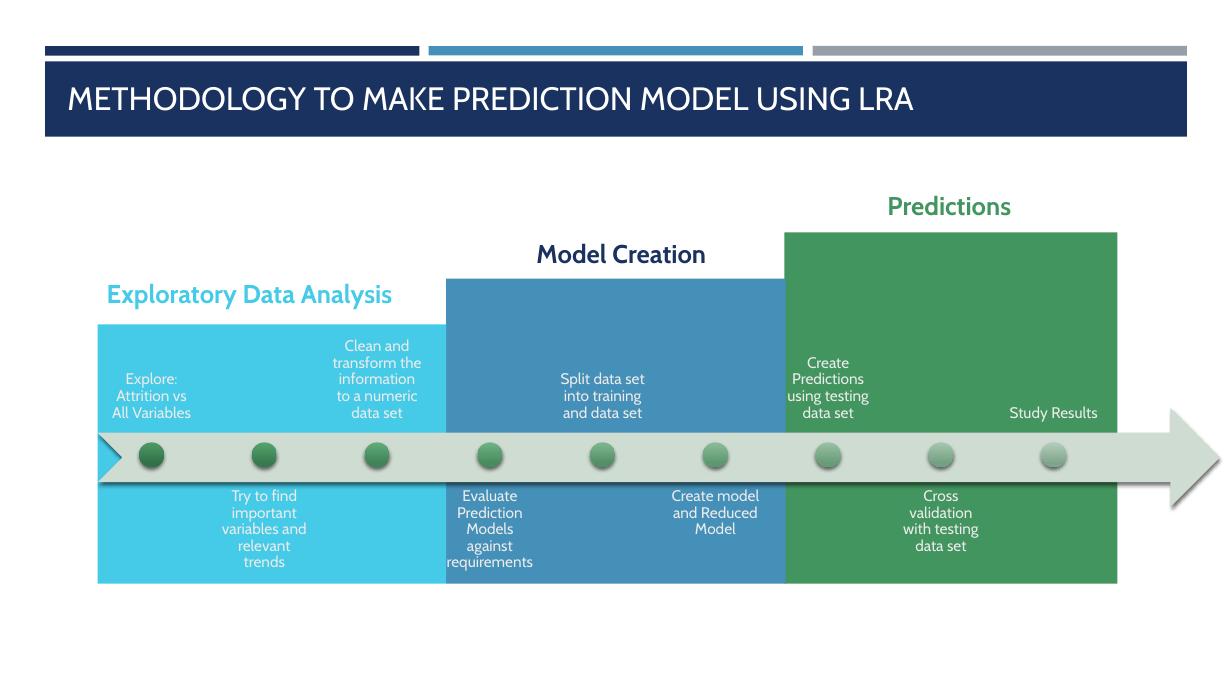
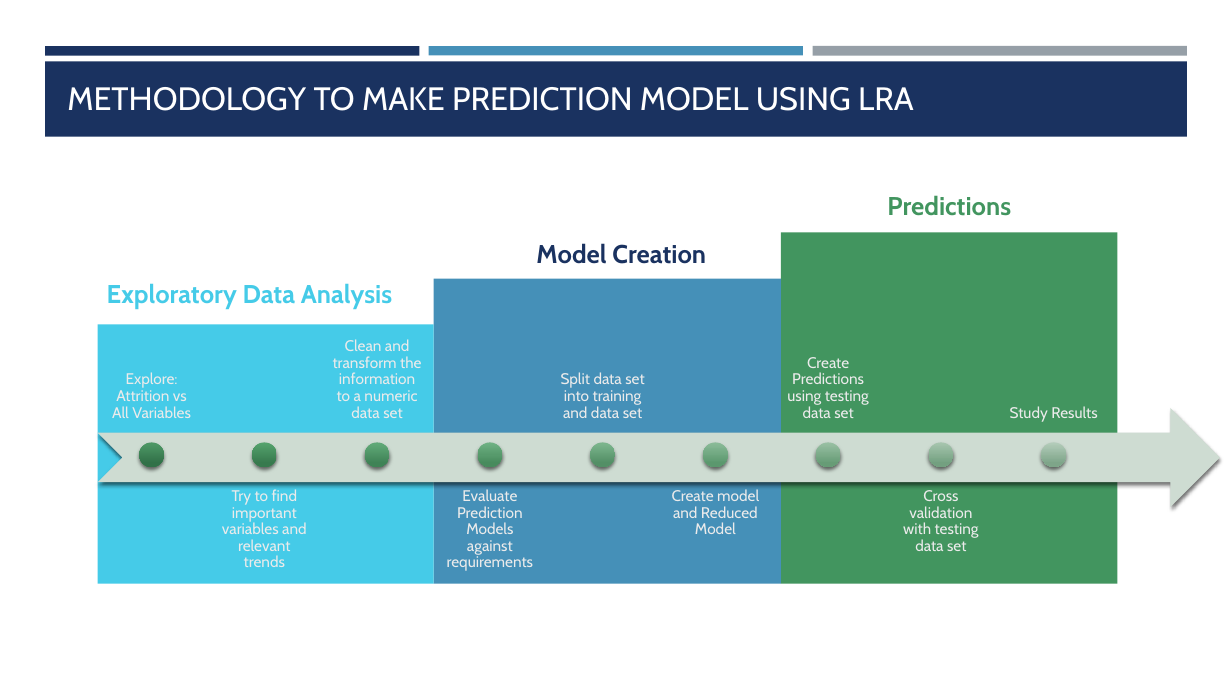
Before and after one commit to jainhsuya/msds.6306.case.study.2, a slide deck: slide 3 of Case Study 2.pptx. Drawn at 1232x693 pixels with LibreOffice and Linux fonts; fonts in the diff are those of the drawing. Boxes give left, top, right and bottom in pixels: in the first picture for what was removed or moved away, otherwise in the second. Text is boxed around its words. In the diff, an @@ line names an element or a change of style, - is before the commit and + after.

```diff
--- a/Case Study 2.pptx
+++ b/Case Study 2.pptx
@@ rectangle: place and size @@
-rectangle at bbox=[785, 232, 1117, 583]
+rectangle at bbox=[781, 232, 1117, 583]
@@ rectangle: place and size @@
-rectangle at bbox=[446, 279, 786, 584]
+rectangle at bbox=[433, 279, 781, 584]
@@ rectangle: place and size @@
-rectangle at bbox=[98, 324, 446, 584]
+rectangle at bbox=[98, 324, 434, 584]
```
Also in this commit, not shown: 4 other slides changed, 5 slides added, 1 slide removed.
